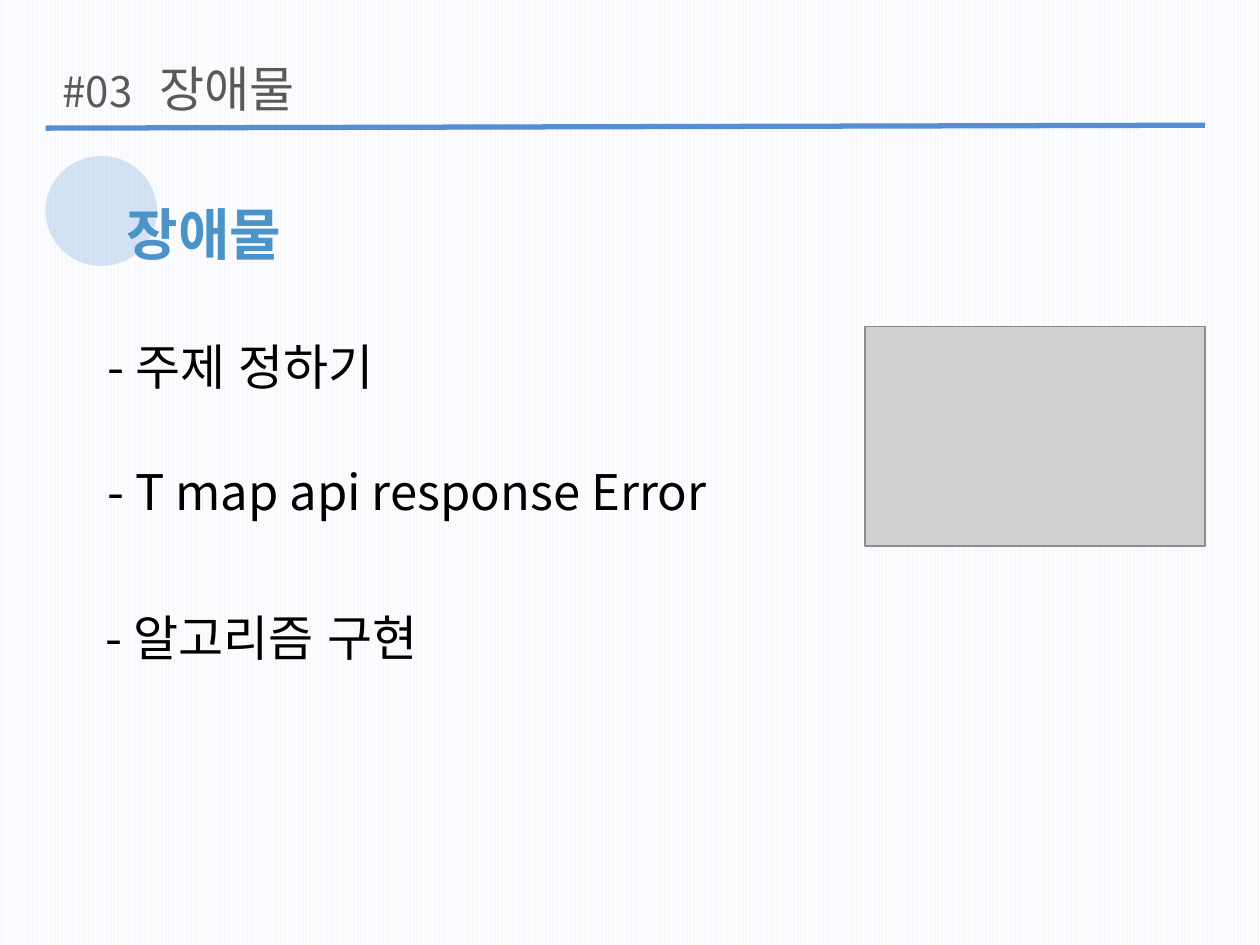
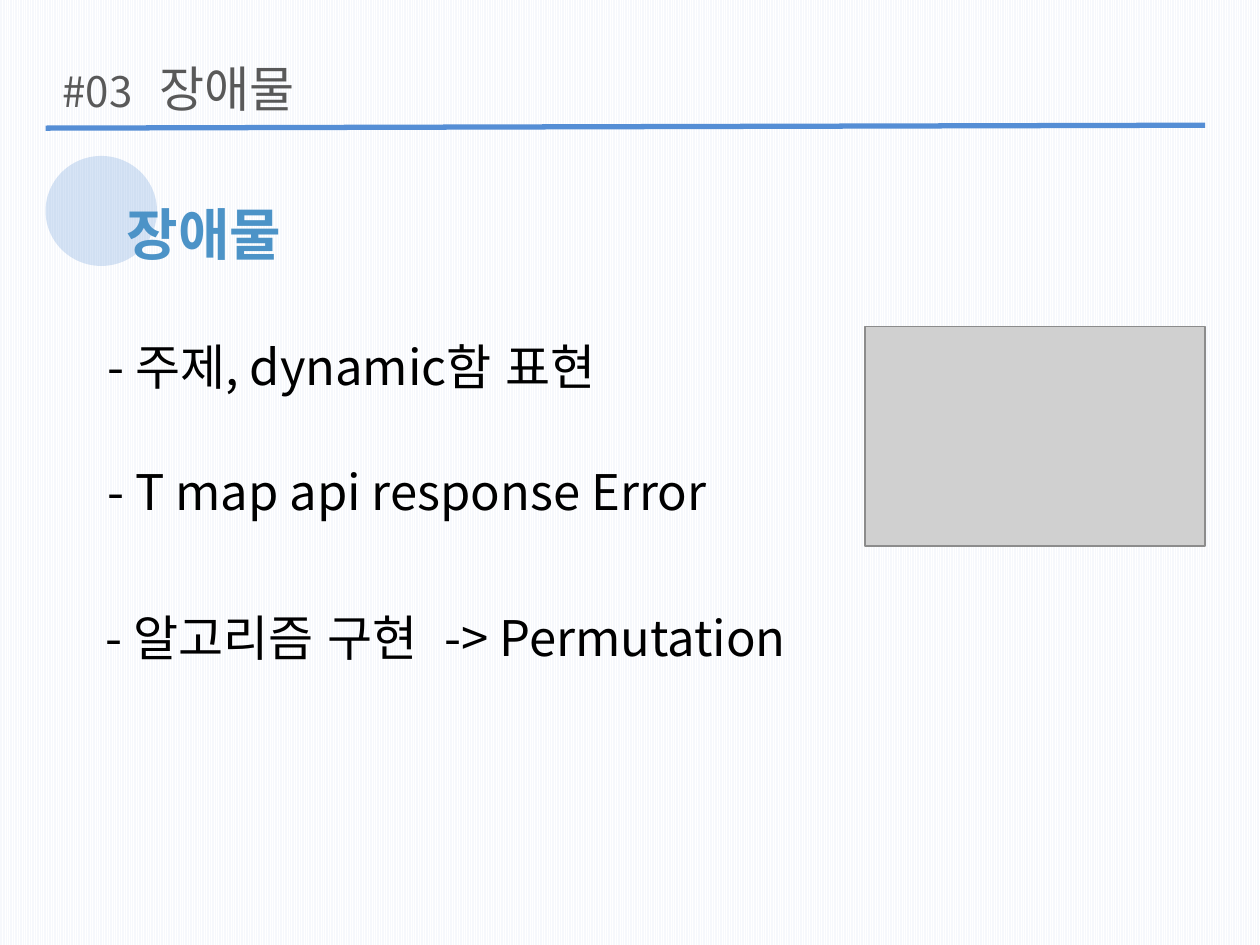
Before and after one commit to wlgh325/DS, a slide deck: slide 16 of 자구발표7주차.pptx (slide 11 before the commit). Drawn at 1260x945 pixels with LibreOffice and Linux fonts; fonts in the diff are those of the drawing; grey boxes stand for pictures. Boxes give left, top, right and bottom in pixels: in the first picture for what was removed or moved away, otherwise in the second. Text is boxed around its words. In the diff, an @@ line names an element or a change of style, - is before the commit and + after.

Commit message:
final ppt

```diff
--- a/자구발표7주차.pptx
+++ b/자구발표7주차.pptx
@@ text at box(135, 344, 595, 397): text changed @@
-- 주제 정하기
+- 주제, dynamic함 표현
@@ text at box(133, 615, 786, 660): text changed @@
-- 알고리즘 구현
+- 알고리즘 구현 -> Permutation
```
Also in this commit, not shown: 1 other slide changed, 5 slides added.
